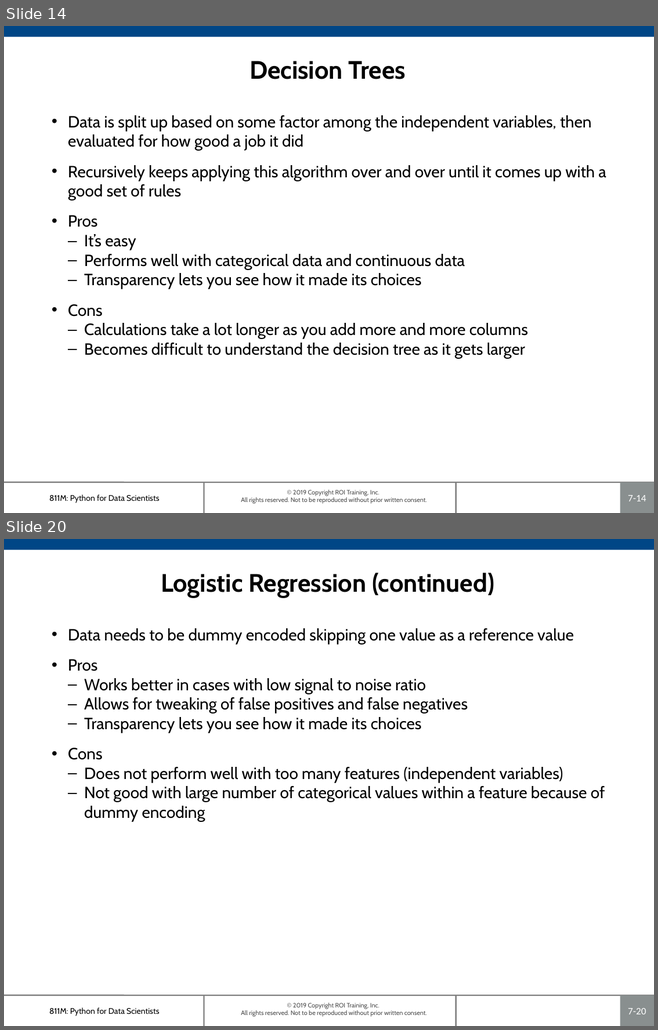
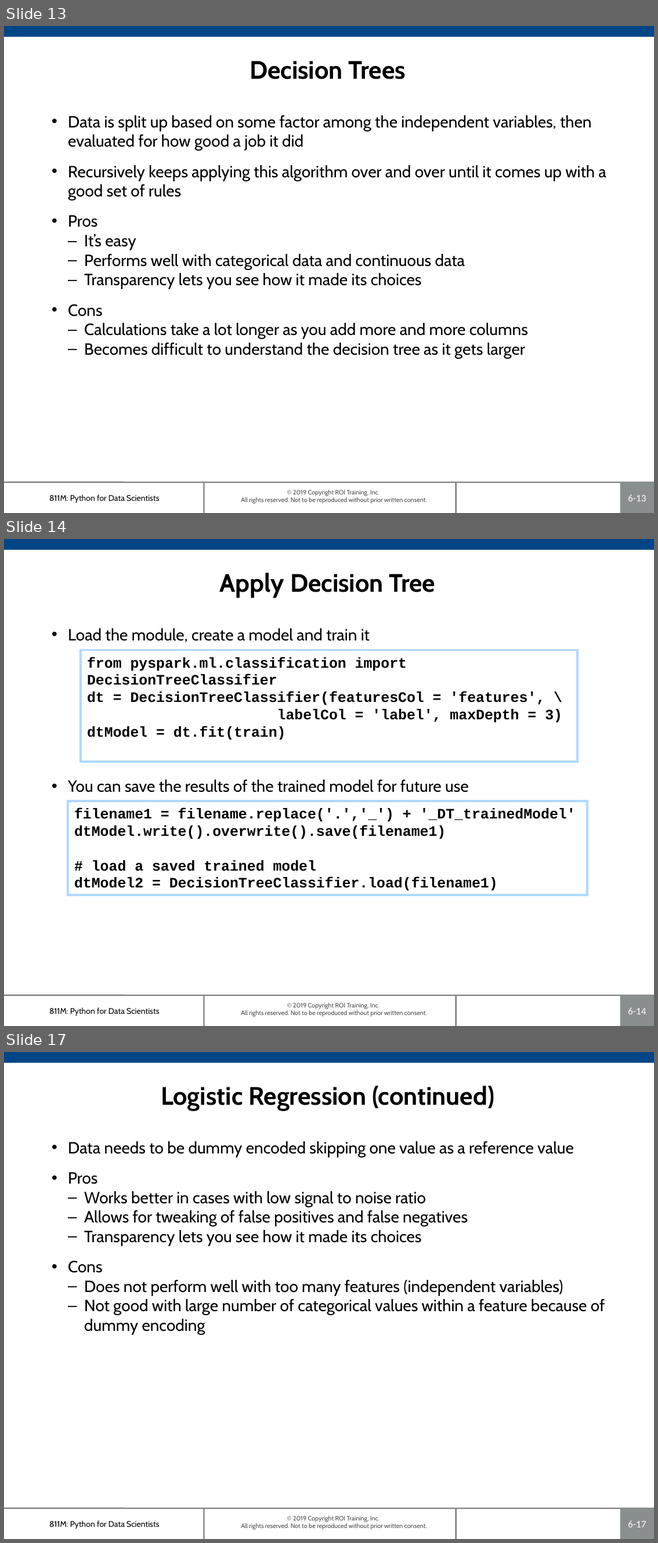
Before and after one commit to roitraining/SparkforDataEngineers, a slide deck: Ch06_ClassificationModels.pptx. Shown one above the other, each under a label of ours: slides 14 and 20 before the commit, slides 13, 14 and 17 after it; the slides between them are not shown. The pictures are 658x1030 and 658x1543 pixels, drawn with LibreOffice and Linux fonts; fonts in the diff are those of the drawing; background and template pictures are left out. Boxes give left, top, right and bottom in pixels: in the first picture for what was removed or moved away, otherwise in the second. Text is boxed around its words. In the diff, an @@ line names an element or a change of style, - is before the commit and + after.

```diff
--- a/Ch06_ClassificationModels.pptx
+++ b/Ch06_ClassificationModels.pptx
@@ slide 14 added at [4,539,654,1026], background #FFFFFF; not listed: 7 template elements that a slide beside it also shows @@
@@ title added at [220,573,436,598], 28 pt, text #000000, bold @@
+Apply Decision Tree
@@ text added at [68,628,469,792], 18 pt, text #000000 @@
+• Load the module, create a model and train it
+• You can save the results of the trained model for future use
@@ rectangle added at [81,650,577,762], outline #AFD9FF 2.25 pt, 16 pt, text #000000, bold @@
+from pyspark.ml.classification import DecisionTreeClassifier
+dt = DecisionTreeClassifier(featuresCol = 'features', \
+labelCol = 'label', maxDepth = 3)
+dtModel = dt.fit(train)
@@ rectangle added at [68,801,587,896], outline #AFD9FF 2.25 pt, 16 pt, text #000000, bold @@
+filename1 = filename.replace('.','_') + '_DT_trainedModel'
+dtModel.write().overwrite().save(filename1)
+# load a saved trained model
+dtModel2 = DecisionTreeClassifier.load(filename1)
@@ what was slide 14 is now slide 13 @@
@@ page number at [628,495,645,502]: text changed @@
-7-14
+6-13
@@ what was slide 20 is now slide 17 @@
@@ page number at [628,1521,645,1528]: text changed @@
-7-20
+6-17
```
Also in this commit, not shown: 6 slides changed, 8 other slides added, 18 slides removed, 1 other file.
